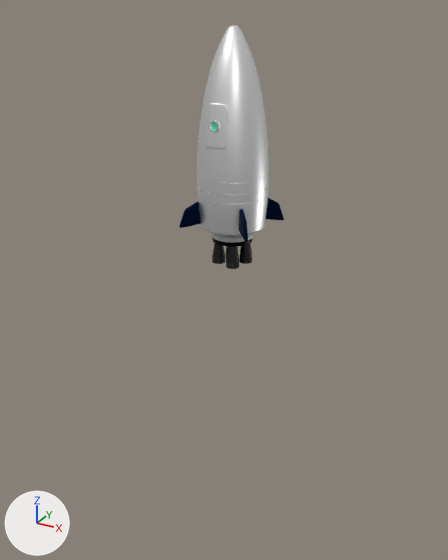
One commit to the glTF model public/scenes3d/rocket/rocket.glb: the scene before it, then after it.
The view is the same before and after, from a camera (50 mm lens) standing at (6.76, -12.71, 4.24) and looking at (-0.1, -0.25, -1.99). Arrows for +X, +Y and +Z are at lower left; the lights stay in place. Where no turn or scale is listed for an object, it has been applied to the vertices. Vertices at the same position are counted once.

Names of what the first picture shows: 'Rocket body', 'Rocket fin'.
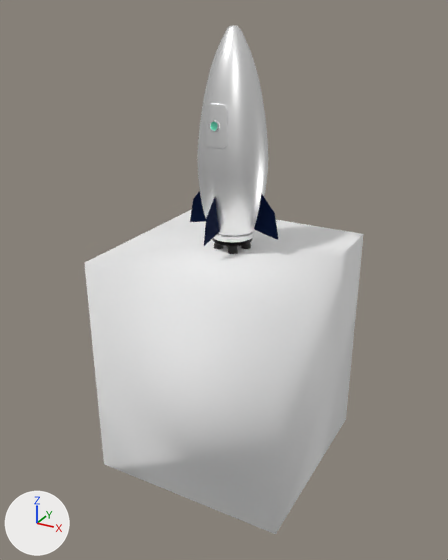
Pixel boxes (x1, y1, x2, y2) of what changed, in the pictures (448 x 560 px):
'Exhaust Domain', added
    after: (85, 209, 364, 534)
'Rocket body', reshaped
    before: (197, 25, 269, 247)
    after: (198, 25, 268, 246)
'Rocket fin', reshaped, rescaled (16% narrower, 24% taller)
    before: (179, 198, 284, 242)
    after: (190, 191, 278, 246)
part 1 of me_cube_002, cut back
    before: (197, 157, 269, 247)
    after: (198, 158, 268, 246)
part 2 of me_cube_002, surface changed
    before: (197, 170, 269, 242)
    after: (198, 170, 268, 242)

Edits to the bpy script that builds the scene:
```text
Add mat_material_004:
    mat_material_004 = principled_material('Material.004')
    mat_material_004.base_color = (1.0, 1.0, 1.0)  # white #ffffff
    mat_material_004.metallic = 1.0
    mat_material_004.roughness = 1.0
Change me_cube_002:
    used by ob_rocket_body; location = (0.0, 0.0, 0.12)
    remove me_cube_002.from_pydata(...)  # 5617 vertices, 10856 faces; spans x -0.85..0.85, y -0.85..0.85, z -1.11..3.76
    add me_cube_002.from_pydata(...)  # 4337 vertices, 8296 faces; spans x -0.82..0.82, y -0.82..0.82, z -1.11..3.76
    me_cube_002 part 1: 1029 vertices moved from x -0.85..0.85, y -0.85..0.85, z -0.91..0.81 to x -0.82..0.82, y -0.82..0.82, z -0.85..0.81; 1467 vertices removed from x -0.85..0.85, y -0.85..0.85, z -1.11..0.4; 187 vertices added at x -0.67..0.67, y -0.67..0.67, z -1.11..-0.46
    me_cube_002 part 2: 1801 kept faces spanning x -0.82..0.82, y -0.82..0.82, z -0.97..0.67 get new texture (UV) coordinates
Change me_cube_001:
    used by ob_rocket_fin; parent = ob_rocket_transform; location = (0.0, 0.0, 0.0); scale = (0.973, 0.973, 0.973)
    remove me_cube_001.from_pydata(...)  # 848 vertices, 1680 faces; spans x -0.96..0.96, y -0.96..0.96, z -0.6..0.07
    add me_cube_001.from_pydata(...)  # 1416 vertices, 2816 faces; spans x -1.25..1.25, y -1.25..1.25, z -0.75..0.37
    me_cube_001 part 3: 848 vertices removed from x -0.96..0.96, y -0.96..0.96, z -0.6..0.07; 1416 vertices added at x -1.25..1.25, y -1.25..1.25, z -0.75..0.37
Add me_cube_003:
    me_cube_003.from_pydata(...)  # a box spanning x -2.54..2.54, y -2.54..2.54, z -2.94..2.94
    me_cube_003.materials.append(mat_material_004)  # white #ffffff
Change ob_rocket_fin:
    ob_rocket_fin.scale: (0.973, 0.973, 0.973) -> (1.0, 1.0, 1.0)
Add ob_exhaust_domain:
    ob_exhaust_domain = bpy.data.objects.new('Exhaust Domain', me_cube_003)
    ob_exhaust_domain.location = (0.0, 0.0, -4.13)
```
